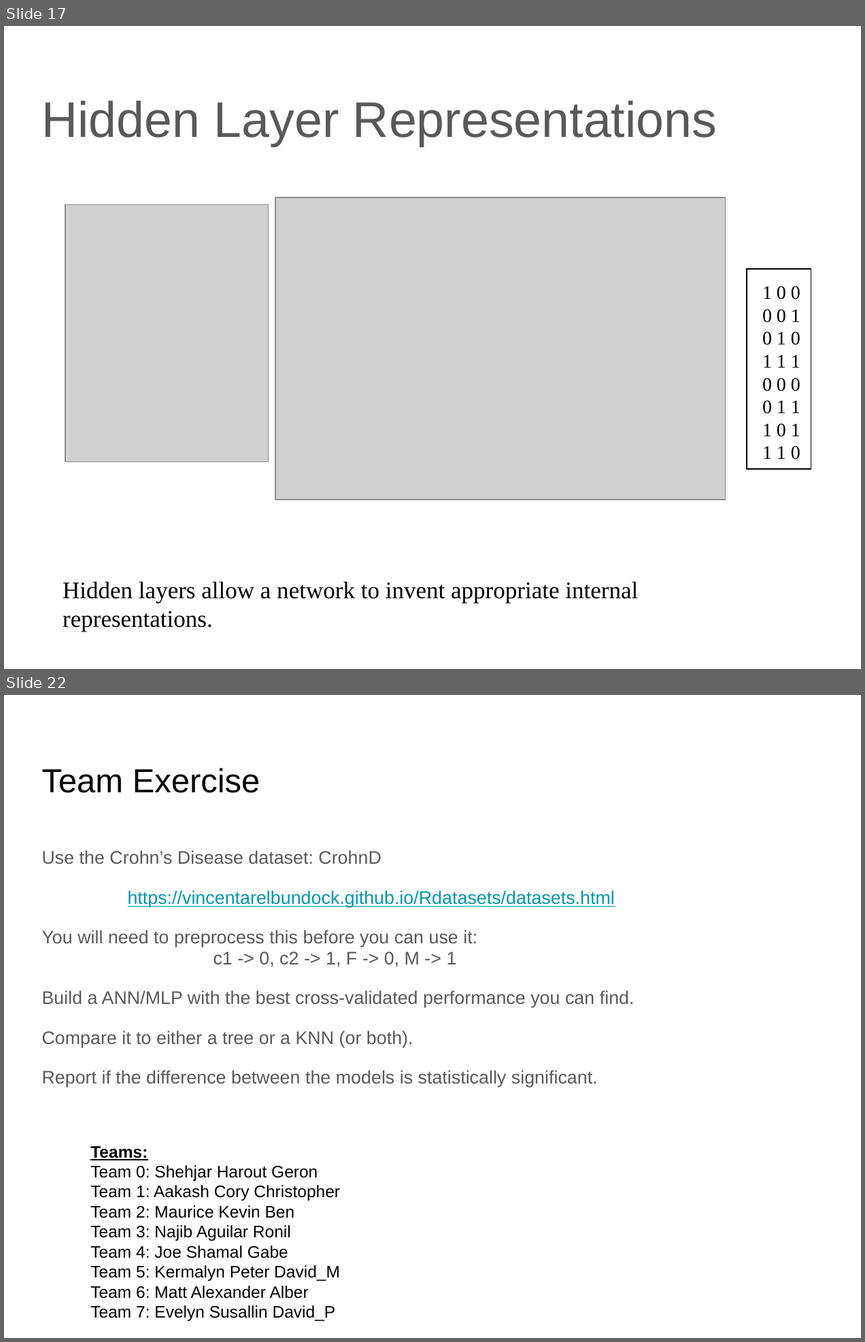
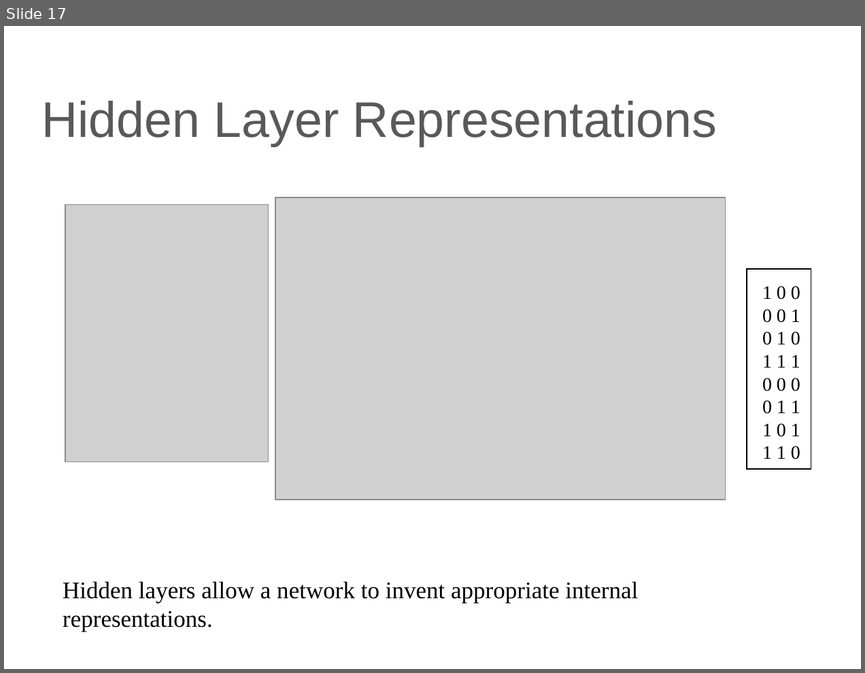
Before and after one commit to lutzhamel/CSC310, a slide deck: 14-ANN.pptx. Shown one above the other, each under a label of ours: slides 17 and 22 before the commit, slide 17 after it; the slides between them are not shown. The pictures are 865x1342 and 865x673 pixels, drawn with LibreOffice and Linux fonts; fonts in the diff are those of the drawing; grey boxes stand for pictures. Boxes give left, top, right and bottom in pixels: in the first picture for what was removed or moved away, otherwise in the second. Text is boxed around its words. In the diff, an @@ line names an element or a change of style, - is before the commit and + after.

```diff
--- a/14-ANN.pptx
+++ b/14-ANN.pptx
@@ slide 22 removed at <box>4,695,861,1338</box>, background #FFFFFF @@
@@ title removed at <box>42,768,260,793</box> @@
-Team Exercise
@@ text removed at <box>42,850,634,1087</box> @@
-Use the Crohn’s Disease dataset: CrohnD
-https://vincentarelbundock.github.io/Rdatasets/datasets.html
-You will need to preprocess this before you can use it:
-c1 -> 0, c2 -> 1, F -> 0, M -> 1
-Build a ANN/MLP with the best cross-validated performance you can find.
-Compare it to either a tree or a KNN (or both).
-Report if the difference between the models is statistically significant.
@@ text removed at <box>90,1146,340,1321</box> @@
-Teams:
-Team 0: Shehjar Harout Geron
-Team 1: Aakash Cory Christopher
-Team 2: Maurice Kevin Ben
-Team 3: Najib Aguilar Ronil
-Team 4: Joe Shamal Gabe
-Team 5: Kermalyn Peter David_M
-Team 6: Matt Alexander Alber
-Team 7: Evelyn Susallin David_P
```
Also in this commit, not shown: 4 other slides removed, 2 other files.
